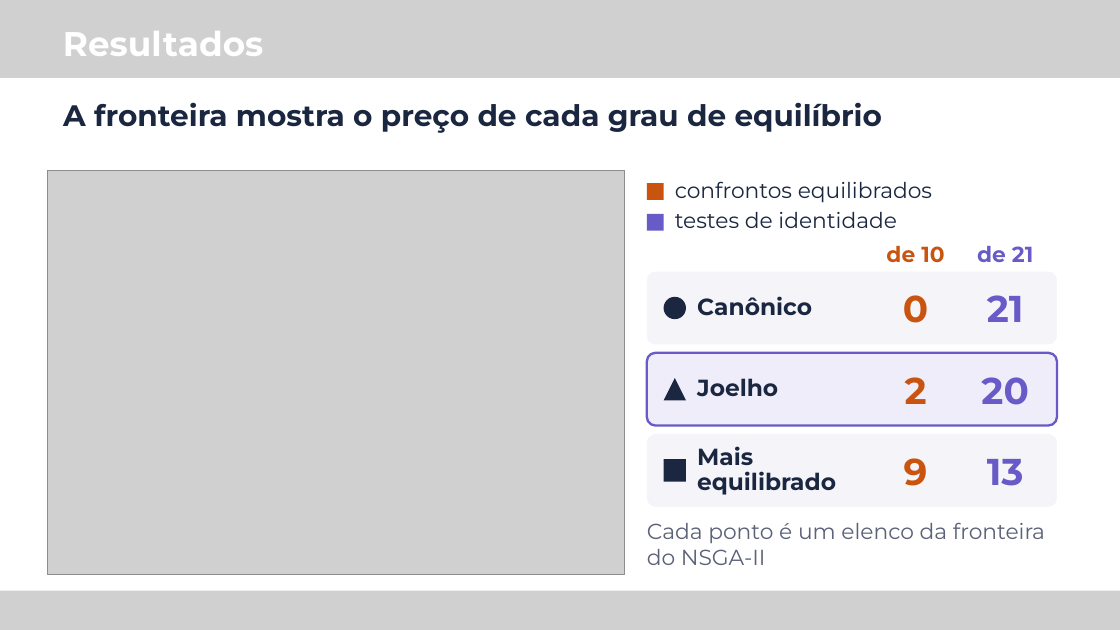
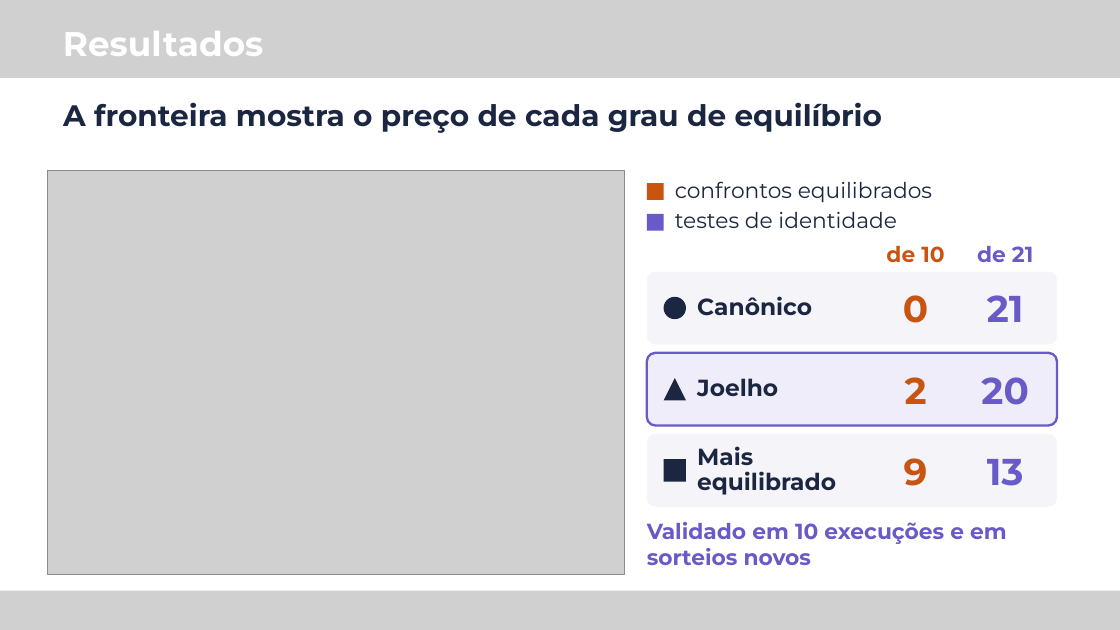
Before and after one commit to M-Gimenes/Simulation, a slide deck: slide 9 of overleaf/talk-latinoware-2026/slides.pptx (slide 8 before the commit). Drawn at 1120x630 pixels with LibreOffice and Linux fonts; fonts in the diff are those of the drawing; grey boxes stand for pictures. Boxes give left, top, right and bottom in pixels: in the first picture for what was removed or moved away, otherwise in the second. Text is boxed around its words. In the diff, an @@ line names an element or a change of style, - is before the commit and + after.

```diff
--- a/overleaf/talk-latinoware-2026/slides.pptx
+++ b/overleaf/talk-latinoware-2026/slides.pptx
@@ text at bbox=[647, 522, 1007, 565]: text changed; text colour #5B6178 to #685BC7; bold on @@
-Cada ponto é um elenco da fronteira do NSGA-II
+Validado em 10 execuções e em sorteios novos
```
Also in this commit, not shown: 2 other slides changed, 1 slide added, 1 other file.
